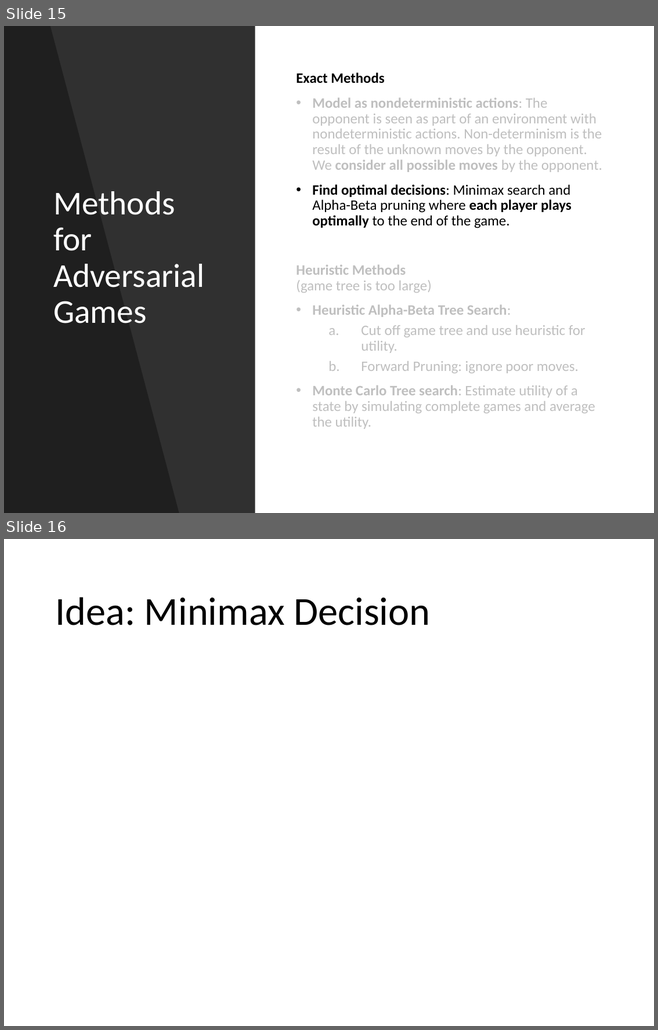
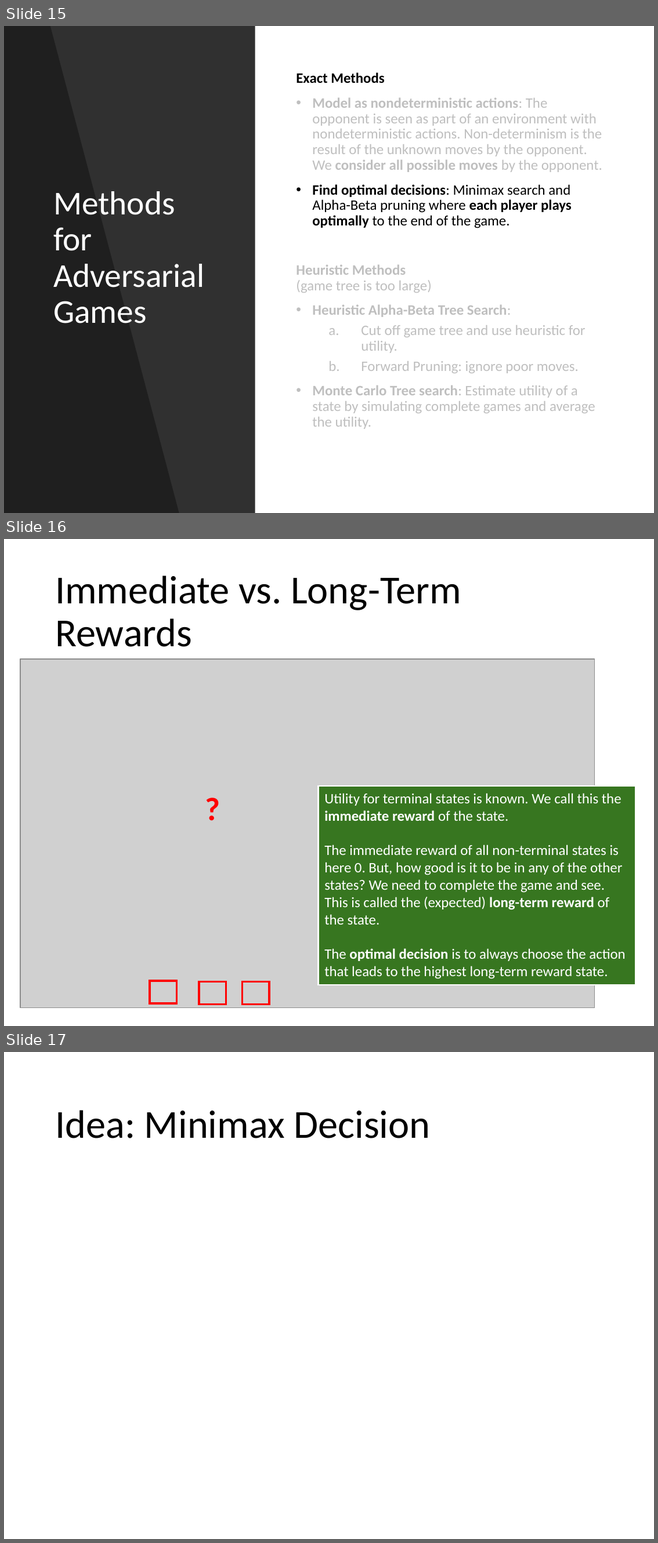
Before and after one commit to mhahsler/CS7320-AI, a slide deck: slides/05_games.pptx. Shown one above the other, each under a label of ours: slides 15 and 16 before the commit, slides 15, 16 and 17 after it. The pictures are 658x1030 and 658x1543 pixels, drawn with LibreOffice and Linux fonts; fonts in the diff are those of the drawing; grey boxes stand for pictures. Boxes give left, top, right and bottom in pixels: in the first picture for what was removed or moved away, otherwise in the second. Text is boxed around its words. In the diff, an @@ line names an element or a change of style, - is before the commit and + after.

```diff
--- a/slides/05_games.pptx
+++ b/slides/05_games.pptx
@@ slide 16 added at [4,539,654,1026], background #FFFFFF @@
@@ title added at [55,576,461,647], 44 pt, text #000000 @@
+Immediate vs. Long-Term Rewards
@@ picture added at [20,659,594,1008] @@
@@ text added at [199,785,224,831], 36 pt, text #FF0000, bold @@
+?
@@ rectangle added at [318,786,636,984], fill #377620, outline #FFFFFF 1.5 pt, 16 pt, text #FFFFFF @@
+Utility for terminal states is known. We call this the immediate reward of the state.
+The immediate reward of all non-terminal states is here 0. But, how good is it to be in any of the other states? We need to complete the game and see. This is called the (expected) long-term reward of the state.
+The optimal decision is to always choose the action that leads to the highest long-term reward state.
@@ rectangle added at [150,981,177,1004], outline #FF0000 2.25 pt @@
@@ rectangle added at [199,982,226,1005], outline #FF0000 2.25 pt @@
@@ rectangle added at [242,982,270,1005], outline #FF0000 2.25 pt @@
@@ what was slide 16 is now slide 17 @@
```
Also in this commit, not shown: 8 slides changed, 1 other file.
